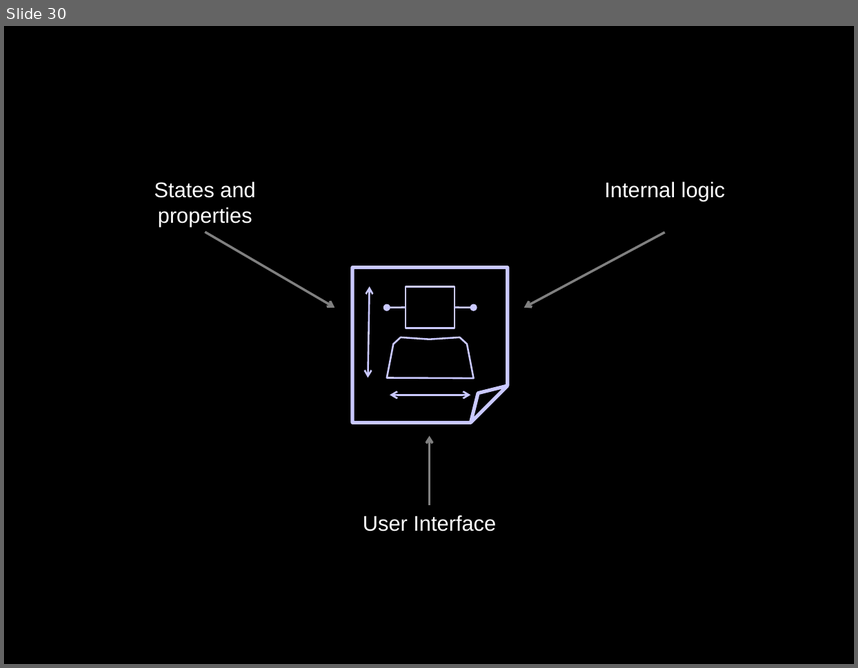
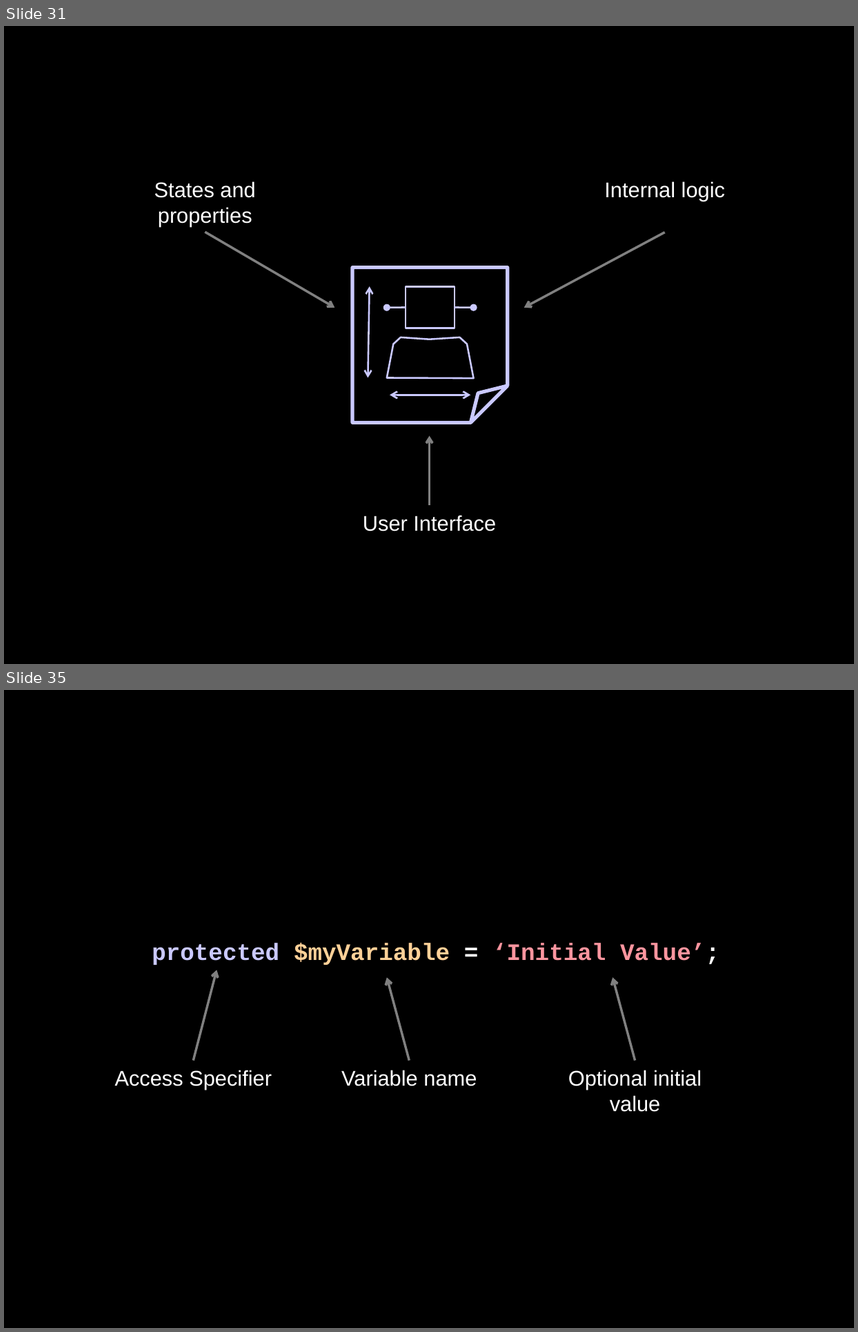
Before and after one commit to socketwench/OOPforObjectHaters, a slide deck: src/OOPforObjectHaters.pptx. Shown one above the other, each under a label of ours: slide 30 before the commit, slides 31 and 35 after it; the slides between them are not shown. The pictures are 858x668 and 858x1332 pixels, drawn with LibreOffice and Linux fonts; fonts in the diff are those of the drawing. Boxes give left, top, right and bottom in pixels: in the first picture for what was removed or moved away, otherwise in the second. Text is boxed around its words. In the diff, an @@ line names an element or a change of style, - is before the commit and + after.

```diff
--- a/src/OOPforObjectHaters.pptx
+++ b/src/OOPforObjectHaters.pptx
@@ slide 35 added at (x1=4, y1=690, x2=854, y2=1328), background #000000 @@
@@ text added at (x1=152, y1=943, x2=720, y2=965), 20 pt, text #FB959F, bold @@
+protected $myVariable = ‘Initial Value’;
@@ arrow added from (194, 1060) to (217, 969), #808080 2 pt @@
@@ arrow added from (410, 1060) to (386, 977), #808080 2 pt @@
@@ arrow added from (635, 1060) to (613, 977), #808080 2 pt @@
@@ text added at (x1=115, y1=1069, x2=272, y2=1089), 18 pt, text #FFFFFF @@
+Access Specifier
@@ text added at (x1=341, y1=1069, x2=477, y2=1086), 18 pt, text #FFFFFF @@
+Variable name
@@ text added at (x1=568, y1=1069, x2=702, y2=1112), 18 pt, text #FFFFFF @@
+Optional initial value
@@ what was slide 30 is now slide 31 @@
```
Also in this commit, not shown: 16 other slides added, 17 other files.
